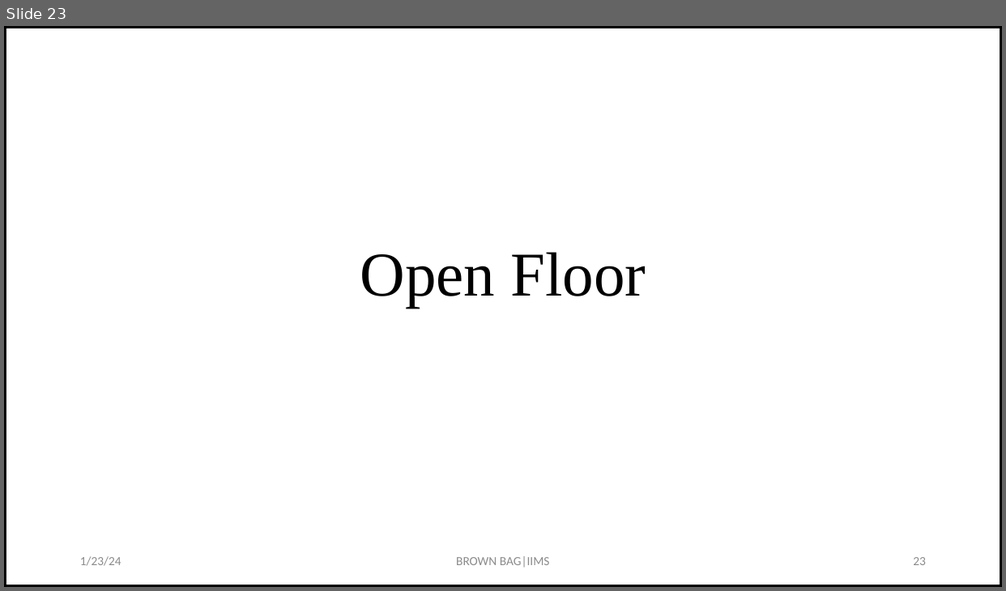
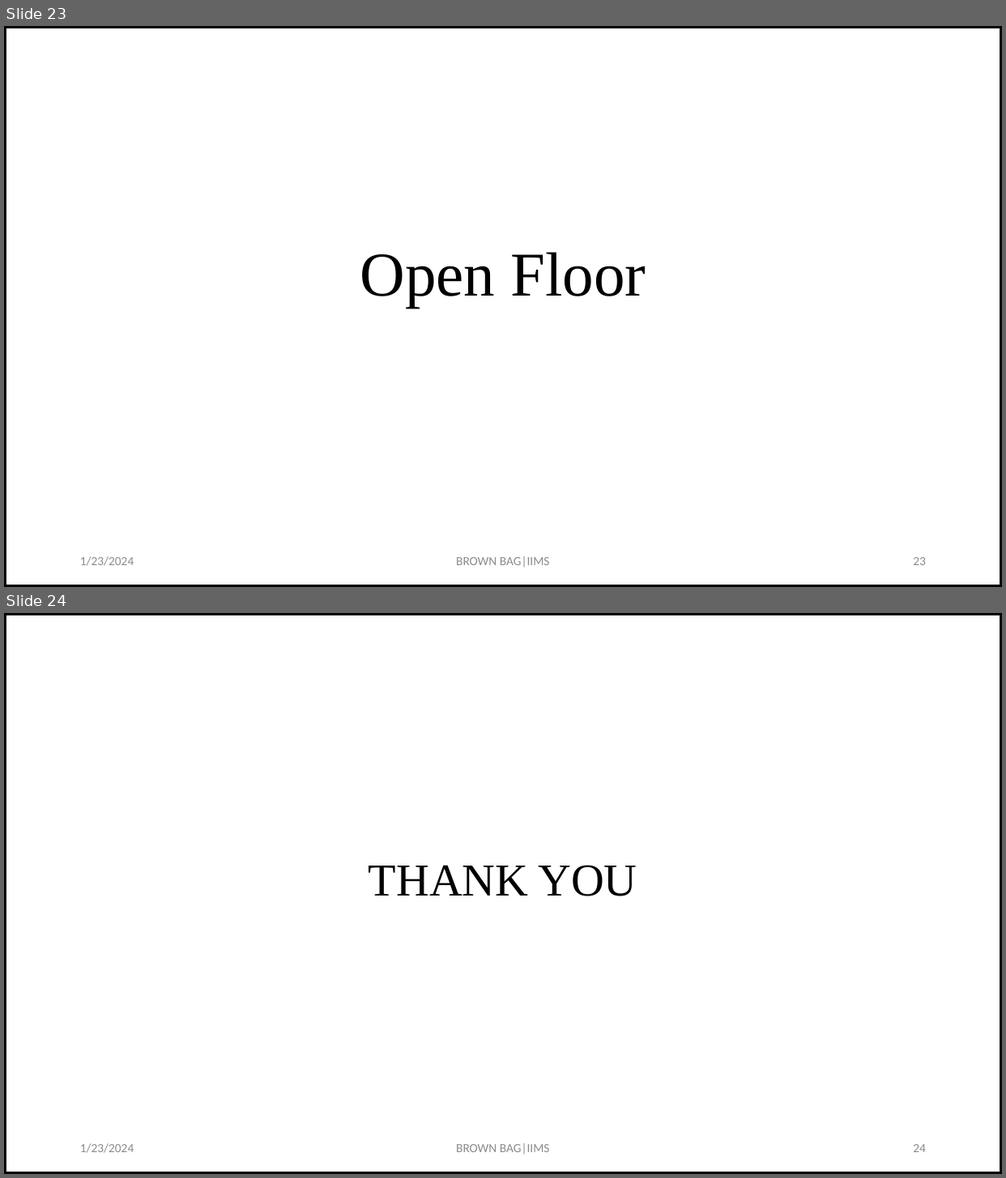
Before and after one commit to drkbhere/Retraction-Analysis, a slide deck: Brownbag-updated.pptx. Shown one above the other, each under a label of ours: slide 23 before the commit, slides 23 and 24 after it. The pictures are 1006x591 and 1006x1178 pixels, drawn with LibreOffice and Linux fonts; fonts in the diff are those of the drawing. Boxes give left, top, right and bottom in pixels: in the first picture for what was removed or moved away, otherwise in the second. Text is boxed around its words. In the diff, an @@ line names an element or a change of style, - is before the commit and + after.

```diff
--- a/Brownbag-updated.pptx
+++ b/Brownbag-updated.pptx
@@ slide 24 added at [4,613,1002,1174], background #FFFFFF; not listed: 1 template element that a slide beside it also shows @@
@@ title added at [368,865,637,897], 44 pt, text #000000 @@
+THANK YOU
@@ text added at [80,1144,134,1153], 12 pt, text #8C8C8C @@
+1/23/2024
@@ text added at [456,1144,550,1154], 12 pt, text #8C8C8C @@
+BROWN BAG|IIMS
@@ page number added at [913,1144,926,1152], 12 pt, text #8C8C8C @@
+24
@@ slide 23 changed as well @@
@@ text at [80,557,134,566]: text changed @@
-1/23/24
+1/23/2024
```
Also in this commit, not shown: 25 other slides changed, 1 other file.
